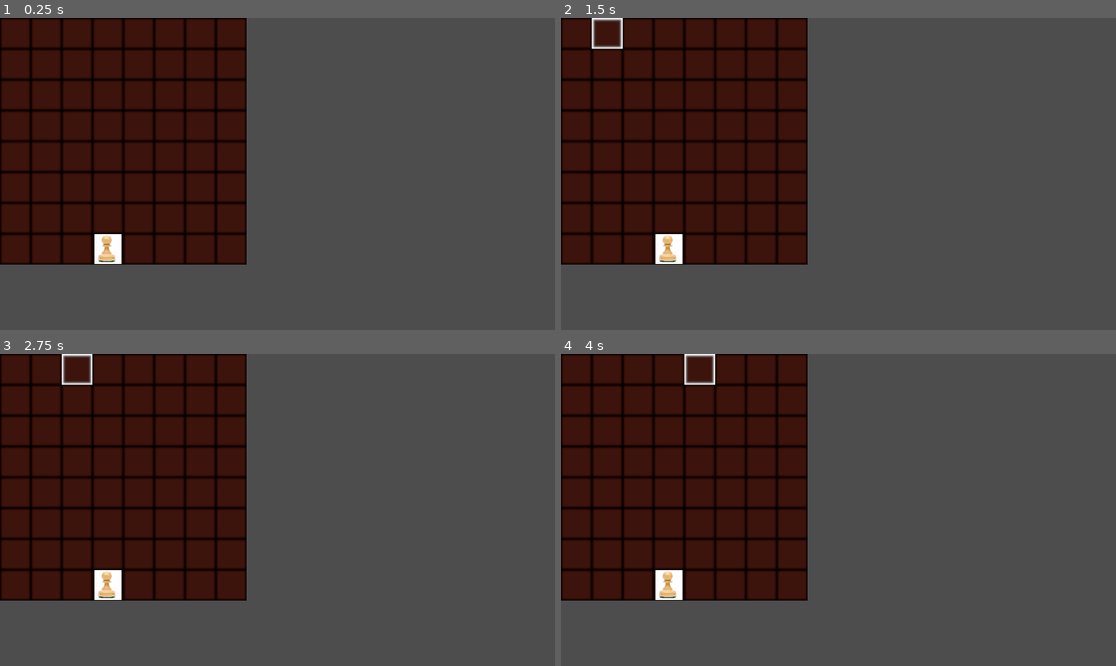
Above: before the commit, frames 1-4 (two rows, left to right).
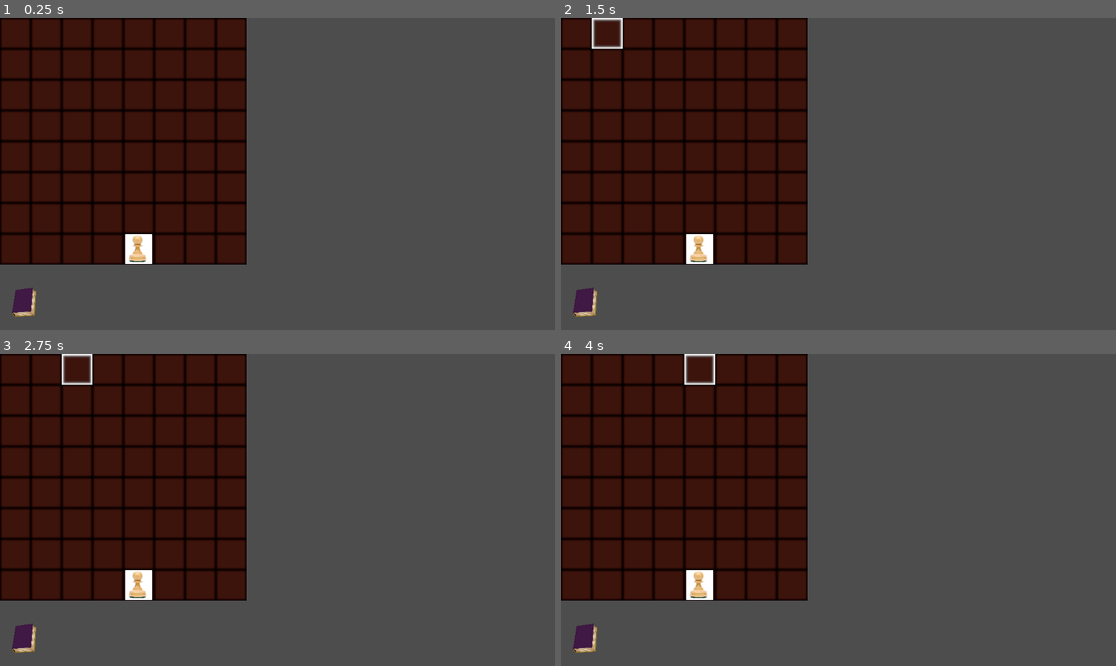
Above: after the commit, the same moments.

Repository: StephenAdamson/LDJam-55
Game: Godot game, scene res://Chess.tscn
Two runs of this game, one before a commit and one after it. Both use one fixed random seed, a clock stepped at 60 frames per second and the inputs below.
Inputs (mouse positions are in pixels of both pictures, inside the frame that each line leads up to):
- Up to frame 1 (0.25 s): no input
- Up to frame 2 (1.5 s): tap Enter at 0.5 s; move the mouse to (577, 33) at 0.52 s; click (577, 33) at 0.67 s; tap Space at 1.25 s; move the mouse to (605, 33) at 1.27 s; click (605, 33) at 1.42 s
- Up to frame 3 (2.75 s): tap Enter at 2 s; move the mouse to (77, 369) at 2.02 s; click (77, 369) at 2.17 s
- Up to frame 4 (4 s): tap Space at 2.75 s; move the mouse to (666, 369) at 2.77 s; click (666, 369) at 2.92 s; tap Enter at 3.5 s; move the mouse to (699, 369) at 3.52 s; click (699, 369) at 3.67 s

The runs differ from the first frame. In frame 1, 1.3% of the frame differs, in the area x 2-28%, y 69-96%; in frame 2, 1.3%; in frame 3, 1.3%; in frame 4, 1.3%.

Commit message:
shop part 1

Diff:
--- a/prefabs/Piece.tscn
+++ b/prefabs/Piece.tscn
@@ -1,19 +1,21 @@
 [gd_scene load_steps=4 format=3 uid="uid://cur62qcpqs2u7"]
 
 [ext_resource type="Texture2D" uid="uid://vtgb4unwlqs7" path="res://Sprites/pieces/pawn-strengths.jpg" id="1_xw6d3"]
-[ext_resource type="Script" path="res://scripts/ChessPiece .gd" id="2_ytk3o"]
+[ext_resource type="Script" path="res://scripts/pieces/ChessPiece .gd" id="2_bxjjr"]
 
 [sub_resource type="RectangleShape2D" id="RectangleShape2D_3yoei"]
-size = Vector2(256, 256)
+size = Vector2(366.667, 406.667)
 
 [node name="Piece" type="Sprite2D"]
 scale = Vector2(0.2, 0.2)
 texture = ExtResource("1_xw6d3")
-script = ExtResource("2_ytk3o")
+script = ExtResource("2_bxjjr")
 
 [node name="Area2D" type="Area2D" parent="."]
 
 [node name="CollisionShape2D" type="CollisionShape2D" parent="Area2D"]
+position = Vector2(2.39909e-05, 8.34465e-06)
+scale = Vector2(1, 1)
 shape = SubResource("RectangleShape2D_3yoei")
 
 [connection signal="piece_clicked" from="." to="." method="_on_piece_clicked"]
--- /dev/null
+++ b/prefabs/Shop_icon.tscn
@@ -0,0 +1,18 @@
+[gd_scene load_steps=4 format=3 uid="uid://egvwkrxuqfwl"]
+
+[ext_resource type="PackedScene" uid="uid://cur62qcpqs2u7" path="res://prefabs/Piece.tscn" id="1_4nivn"]
+[ext_resource type="Texture2D" uid="uid://bj2448qapltyy" path="res://Sprites/Spell_icon.png" id="2_a2dfd"]
+[ext_resource type="Script" path="res://scripts/Shop_Icon.gd" id="3_7yx3f"]
+
+[node name="Shop_Icon" instance=ExtResource("1_4nivn")]
+position = Vector2(10, 12)
+scale = Vector2(0.15, 0.15)
+texture = ExtResource("2_a2dfd")
+script = ExtResource("3_7yx3f")
+
+[node name="Area2D" parent="." index="0"]
+position = Vector2(-66.6667, -80)
+
+[node name="CollisionShape2D" parent="Area2D" index="0"]
+position = Vector2(-10, 16.6667)
+scale = Vector2(0.999999, 0.999999)
--- /dev/null
+++ b/prefabs/book/Spell_book_main.tscn
@@ -0,0 +1,128 @@
+[gd_scene load_steps=6 format=3 uid="uid://iyi5bjc215lo"]
+
+[ext_resource type="Script" path="res://scripts/Spell_book.gd" id="1_mjo0n"]
+[ext_resource type="Texture2D" uid="uid://c83im5i1gkfag" path="res://Sprites/Spell_book.png" id="2_uqboc"]
+[ext_resource type="FontFile" uid="uid://dx16k1h8weqd8" path="res://Fonts/YuseiMagic-Regular.ttf" id="3_351fs"]
+
+[sub_resource type="GDScript" id="GDScript_afplb"]
+script/source = "extends Area2D
+
+func _input(event):
+	if event is InputEventMouseButton:
+		var mouse_pos = get_local_mouse_position()
+		print(get_node(\"CollisionShape2D\").shape.get_rect())
+		print(mouse_pos)
+		if GameManager.currentGameState == GameManager.GAMESTATE.WHITE_BUYING and event.button_index == MOUSE_BUTTON_LEFT and event.pressed and get_node(\"CollisionShape2D\").shape.get_rect().has_point(mouse_pos):
+			GameManager.currentGameState = GameManager.GAMESTATE.WHITE_PLAYING
+			visible = false
+"
+
+[sub_resource type="CircleShape2D" id="CircleShape2D_rfbxi"]
+radius = 19.94
+
+[node name="SpellBook" type="Control"]
+layout_mode = 3
+anchors_preset = 0
+offset_right = 40.0
+offset_bottom = 40.0
+size_flags_horizontal = 3
+size_flags_vertical = 3
+script = ExtResource("1_mjo0n")
+
+[node name="Sprite2D" type="Sprite2D" parent="."]
+position = Vector2(545, 322)
+scale = Vector2(0.65, 0.65)
+texture = ExtResource("2_uqboc")
+
+[node name="Title" type="Label" parent="."]
+layout_mode = 0
+offset_left = 239.0
+offset_top = 58.0
+offset_right = 570.0
+offset_bottom = 106.0
+rotation = 0.0716701
+theme_override_colors/font_color = Color(0, 0, 0, 1)
+theme_override_fonts/font = ExtResource("3_351fs")
+theme_override_font_sizes/font_size = 32
+text = "Summoning Spell Book"
+
+[node name="Pawn" type="Label" parent="."]
+layout_mode = 0
+offset_left = 268.0
+offset_top = 169.0
+offset_right = 429.0
+offset_bottom = 204.0
+rotation = 0.0483431
+theme_override_colors/font_color = Color(0, 0, 0, 1)
+theme_override_fonts/font = ExtResource("3_351fs")
+theme_override_font_sizes/font_size = 24
+text = "Pawn : 2 mana"
+
+[node name="Knight" type="Label" parent="."]
+layout_mode = 0
+offset_left = 259.0
+offset_top = 321.0
+offset_right = 442.0
+offset_bottom = 356.0
+rotation = 0.0266737
+theme_override_colors/font_color = Color(0, 0, 0, 1)
+theme_override_fonts/font = ExtResource("3_351fs")
+theme_override_font_sizes/font_size = 24
+text = "Knight : 6 mana"
+
+[node name="Bishop" type="Label" parent="."]
+layout_mode = 0
+offset_left = 599.0
+offset_top = 104.0
+offset_right = 777.0
+offset_bottom = 139.0
+rotation = -0.118888
+theme_override_colors/font_color = Color(0, 0, 0, 1)
+theme_override_fonts/font = ExtResource("3_351fs")
+theme_override_font_sizes/font_size = 24
+text = "Bishop : 6 mana"
+
+[node name="Rook" type="Label" parent="."]
+layout_mode = 0
+offset_left = 598.0
+offset_top = 228.0
+offset_right = 759.0
+offset_bottom = 263.0
+rotation = -0.106654
+theme_override_colors/font_color = Color(0, 0, 0, 1)
+theme_override_fonts/font = ExtResource("3_351fs")
+theme_override_font_sizes/font_size = 24
+text = "Rook : 10 mana"
+
+[node name="Queen" type="Label" parent="."]
+layout_mode = 0
+offset_left = 597.0
+offset_top = 354.0
+offset_right = 782.0
+offset_bottom = 389.0
+rotation = -0.0748276
+theme_override_colors/font_color = Color(0, 0, 0, 1)
+theme_override_fonts/font = ExtResource("3_351fs")
+theme_override_font_sizes/font_size = 24
+text = "Queen : 18 mana"
+
+[node name="Close" type="Label" parent="."]
+layout_mode = 0
+offset_left = 899.0
+offset_top = 39.0
+offset_right = 939.0
+offset_bottom = 63.0
+theme_override_colors/font_color = Color(0, 0, 0, 1)
+theme_override_fonts/font = ExtResource("3_351fs")
+text = "X"
+
+[node name="Area2D" type="Area2D" parent="Close"]
+position = Vector2(-899, -39)
+script = SubResource("GDScript_afplb")
+
+[node name="CollisionShape2D" type="CollisionShape2D" parent="Close/Area2D"]
+position = Vector2(904, 52)
+shape = SubResource("CircleShape2D_rfbxi")
+
+[connection signal="mouse_entered" from="Close/Area2D" to="." method="_on_area_2d_mouse_entered"]
+[connection signal="mouse_exited" from="Close/Area2D" to="." method="_on_area_2d_mouse_exited"]
--- /dev/null
+++ b/prefabs/shop_item.tscn
@@ -0,0 +1,16 @@
+[gd_scene load_steps=3 format=3 uid="uid://ba3q30gs2gvoi"]
+
+[ext_resource type="Script" path="res://scripts/ShopEntry.gd" id="1_cuonm"]
+
+[sub_resource type="RectangleShape2D" id="RectangleShape2D_1kfk1"]
+size = Vector2(300, 100)
+
+[node name="ShopItem" type="Area2D"]
+script = ExtResource("1_cuonm")
+
+[node name="CollisionShape2D" type="CollisionShape2D" parent="."]
+position = Vector2(1, 0)
+shape = SubResource("RectangleShape2D_1kfk1")
+
+[connection signal="mouse_entered" from="." to="." method="_on_mouse_entered"]
+[connection signal="mouse_exited" from="." to="." method="_on_mouse_exited"]
--- a/project.godot
+++ b/project.godot
@@ -30,3 +30,7 @@
 
 renderer/rendering_method="gl_compatibility"
 renderer/rendering_method.mobile="gl_compatibility"
+anti_aliasing/quality/msaa_2d=3
+anti_aliasing/quality/msaa_3d=3
+anti_aliasing/quality/screen_space_aa=1
+anti_aliasing/quality/use_debanding=true
--- a/scripts/ChessSquare.gd
+++ b/scripts/ChessSquare.gd
@@ -1,16 +1,16 @@
 class_name ChessSquare
 extends Sprite2D
 
-@export var coordinates: Vector2i = Vector2i(0, 0)
+var coordinates: Vector2i = Vector2i(0, 0)
 enum SquareState { IDLE, HOVERED, POSSIBLE }
-@export var currentState: SquareState = SquareState.IDLE
+var currentState: SquareState = SquareState.IDLE
 
 func _on_area_2d_mouse_entered():
-	if currentState == SquareState.IDLE:
+	if currentState == SquareState.IDLE and GameManager.currentGameState == GameManager.GAMESTATE.WHITE_PLAYING:
 		changeState(SquareState.HOVERED)
 
 func _on_area_2d_mouse_exited():
-	if currentState == SquareState.HOVERED:
+	if currentState == SquareState.HOVERED and GameManager.currentGameState == GameManager.GAMESTATE.WHITE_PLAYING:
 		changeState(SquareState.IDLE)
 
 func changeState(newState: SquareState):
@@ -21,11 +21,16 @@
 
 func _input(event):
 	if event is InputEventMouseButton:
-		if event.button_index == MOUSE_BUTTON_LEFT and event.pressed and currentState == SquareState.POSSIBLE:
+		if event.button_index == MOUSE_BUTTON_RIGHT and event.pressed and GameManager.currentGameState == GameManager.GAMESTATE.WHITE_PLAYING:
+			GameManager.clearBoardHighlights()
+		if event.button_index == MOUSE_BUTTON_LEFT and event.pressed and currentState == SquareState.POSSIBLE and GameManager.currentGameState == GameManager.GAMESTATE.WHITE_PLAYING:
 			var mouse_pos = get_local_mouse_position()
 			if get_rect().has_point(mouse_pos):
+				GameManager.clearBoardHighlights()
 				GameManager.chosenPiece.setPiecePosition(Vector2i(coordinates.y,7-coordinates.x))
-				GameManager.clearBoardHighlights()
+				if GameManager.chosenPiece.isKing :
+					GameManager.white_mana += 1
+
 
 func update_sprite():
 	match currentState:
--- a/scripts/GameManager.gd
+++ b/scripts/GameManager.gd
@@ -3,13 +3,39 @@
 static var instance
 
 var King : PackedScene = load("res://prefabs/pieces/King.tscn")
+var Queen : PackedScene = load("res://prefabs/pieces/Queen.tscn")
 var Knight : PackedScene = load("res://prefabs/pieces/Knight.tscn")
+var Bishop : PackedScene = load("res://prefabs/pieces/Bishop.tscn")
+var Rook : PackedScene = load("res://prefabs/pieces/Rook.tscn")
+var Pawn : PackedScene = load("res://prefabs/pieces/Pawn.tscn")
+
+var SpellBook : PackedScene = load("res://prefabs/book/Spell_book_main.tscn")
+var ShopIcon : PackedScene = load("res://prefabs/Shop_icon.tscn")
 var Square : PackedScene = load("res://prefabs/Square.tscn")
+var ShopItem : PackedScene = load("res://prefabs/shop_item.tscn")
 
 var board = []
-enum GAMESTATE {WHITE_BUYING, WHITE_PLAYING, BLACK_BUYING, BLACK_PLAYING, ANIMATION, SCROLL_DIALOGUE, WHITE_SCROLL_SELECTION, BLACK_SCROLL_SELECTION}
+enum GAMESTATE {
+	WHITE_BUYING,
+	WHITE_PLAYING,
+	WHITE_SUMMON_SELECTION,
+	BLACK_BUYING,
+	BLACK_PLAYING,
+	BLACK_SUMMON_SELECTION,
+	ANIMATION,
+	SCROLL_DIALOGUE,
+	WHITE_SCROLL_SELECTION,
+	BLACK_SCROLL_SELECTION
+}
 var currentGameState = GAMESTATE.WHITE_PLAYING
 var chosenPiece
+var buyingPiece
+
+var _spellBook
+var _shopIcon
+
+var white_mana = 0
+var black_mana = 0
 
 func _ready():
 	instance = self
@@ -24,10 +50,45 @@
 			add_child(board[y][x])
 	chosenPiece = spawn_king_piece()
 
+	_shopIcon = ShopIcon.instantiate()
+	_shopIcon.position = Vector2(60,600)
+	add_child(_shopIcon)
+
+	_spellBook = SpellBook.instantiate()
+	_spellBook.visible = false
+	add_child(_spellBook)
+
+	var pawn_shop = ShopItem.instantiate()
+	pawn_shop.position = Vector2(400,220)
+	pawn_shop.Piece = Pawn
+	pawn_shop.Cost = 2
+	_spellBook.add_child(pawn_shop)
+	var knight_shop = ShopItem.instantiate()
+	knight_shop.position = Vector2(400,370)
+	knight_shop.Piece = Knight
+	knight_shop.Cost = 6
+	_spellBook.add_child(knight_shop)
+	var bishop_shop = ShopItem.instantiate()
+	bishop_shop.position = Vector2(740,130)
+	bishop_shop.Piece = Bishop
+	bishop_shop.Cost = 6
+	_spellBook.add_child(bishop_shop)
+	var rook_shop = ShopItem.instantiate()
+	rook_shop.position = Vector2(740,260)
+	rook_shop.Piece = Rook
+	rook_shop.Cost = 10
+	_spellBook.add_child(rook_shop)
+	var queen_shop = ShopItem.instantiate()
+	queen_shop.position = Vector2(740,400)
+	queen_shop.Piece = Queen
+	queen_shop.Cost = 18
+	_spellBook.add_child(queen_shop)
+
+
 func spawn_king_piece():
-	var king_piece = Knight.instantiate()
+	var king_piece = King.instantiate()
 	king_piece.team = 0
-	king_piece.setPiecePosition(Vector2i(3, 0))
+	king_piece.setPiecePosition(Vector2i(4, 0))
 	add_child(king_piece)
 	return king_piece
 
@@ -35,31 +96,3 @@
 	for y in range(8):
 		for x in range(8):
 			GameManager.board[7-y][x].changeState(ChessSquare.SquareState.IDLE)
-
-var white_mana = 0
-
-func add_to_white_mana(points):
-	white_mana += points
-
-func spend_white_mana(points):
-	white_mana -= points
-
-func reset_white_mana():
-	white_mana = 0
-
-func get_white_mana():
-	return white_mana
-
-var black_mana = 0
-
-func add_to_black_mana(points):
-	white_mana += points
-
-func spend_black_mana(points):
-	white_mana -= points
-
-func reset_black_mana():
-	white_mana = 0
-
-func get_black_mana():
-	return white_mana
--- /dev/null
+++ b/scripts/ShopEntry.gd
@@ -0,0 +1,17 @@
+extends Node
+
+var Piece : PackedScene
+var Cost : int
+
+var is_x_hovered = false
+
+func _on_mouse_entered():
+	is_x_hovered = true
+func _on_mouse_exited():
+	is_x_hovered = false
+
+func _input(event):
+	if event is InputEventMouseButton:
+		if event.button_index == MOUSE_BUTTON_LEFT and event.pressed and GameManager.currentGameState == GameManager.GAMESTATE.WHITE_BUYING and is_x_hovered:
+			print(Piece, Cost)
+			GameManager._spellBook.hide_spell_book()
--- /dev/null
+++ b/scripts/Shop_Icon.gd
@@ -0,0 +1,35 @@
+class_name Shop_Icon
+extends Sprite2D
+
+enum ShopIconState { IDLE, HOVERED }
+var currentState: ShopIconState = ShopIconState.IDLE
+
+func _on_area_2d_mouse_entered():
+	if currentState == ShopIconState.IDLE:
+		changeState(ShopIconState.HOVERED)
+
+func _on_area_2d_mouse_exited():
+	if currentState == ShopIconState.HOVERED:
+		changeState(ShopIconState.IDLE)
+
+func changeState(newState: ShopIconState):
+	currentState = newState
+	update_sprite()
+
+func _input(event):
+	if event is InputEventMouseButton:
+		if event.button_index == MOUSE_BUTTON_LEFT and event.pressed and GameManager.currentGameState == GameManager.GAMESTATE.WHITE_PLAYING:
+			var mouse_pos = get_local_mouse_position()
+			if get_rect().has_point(mouse_pos):
+				changeState(ShopIconState.IDLE)
+				GameManager.currentGameState = GameManager.GAMESTATE.WHITE_BUYING
+				GameManager._spellBook.visible = true
+
+func update_sprite():
+	match currentState:
+		ShopIconState.IDLE:
+			self.visible = true
+			self.texture = load("res://Sprites/Spell_icon.png")
+		ShopIconState.HOVERED:
+			self.visible = true
+			self.texture = load("res://Sprites/Spell_icon_hovered.png")
--- /dev/null
+++ b/scripts/Spell_book.gd
@@ -0,0 +1,22 @@
+extends Control
+
+var is_x_hovered = false
+
+func _input(event):
+	if event is InputEventMouseButton:
+		if event.button_index == MOUSE_BUTTON_RIGHT and event.pressed and GameManager.currentGameState == GameManager.GAMESTATE.WHITE_BUYING:
+			hide_spell_book()
+		if event.button_index == MOUSE_BUTTON_LEFT and event.pressed and is_x_hovered and GameManager.currentGameState == GameManager.GAMESTATE.WHITE_BUYING:
+			hide_spell_book()
+
+
+func _on_area_2d_mouse_entered():
+	is_x_hovered = true
+
+
+func _on_area_2d_mouse_exited():
+	is_x_hovered = false
+
+func hide_spell_book():
+	GameManager.currentGameState = GameManager.GAMESTATE.WHITE_PLAYING
+	visible = false
--- a/scripts/ChessPiece .gd
+++ b/scripts/pieces/ChessPiece .gd
@@ -4,12 +4,14 @@
 
 const OFFSET = Vector2(0, 0)
 
-@export var viewingAngle = 1.0
+var viewingAngle = 1
 
 @export var cost = 1
 
 var currentGridPosition = Vector2(-1,-1)
 var possibleSquares = [Vector2i(-1, -1)]
+
+var isKing = false
 
 func calculatePiecePosition(pos :Vector2i) -> Vector2:
 	var gridSize = 64
@@ -28,7 +30,6 @@
 func setPiecePosition(pos: Vector2i):
 	currentGridPosition = pos
 	position = calculatePiecePosition(currentGridPosition)
-
 
 func _input(event):
 	if event is InputEventMouseButton:
@@ -49,8 +50,6 @@
 						for x in range(8):
 							if move.x == x and move.y == y:
 								GameManager.board[7-y][x].changeState(ChessSquare.SquareState.POSSIBLE)
-				#setPiecePosition(moves[randi() % moves.size()])
-
 
 func getPossibleMoves():
 	return possibleSquares
--- a/scripts/pieces/KingChessPiece.gd
+++ b/scripts/pieces/KingChessPiece.gd
@@ -8,6 +8,9 @@
 
 var team = 0
 
+func _ready():
+	isKing = true
+
 func calculate_moves():
 	possibleSquares = []
 	var direction = WHITE_MOVE_DIRECTION if team == 0 else BLACK_MOVE_DIRECTION
Binary file added: Fonts/YuseiMagic-Regular.ttf
Not shown, added: Fonts/YuseiMagic-Regular.ttf.import
Binary file added: Sprites/Spell_book.png
Not shown, added: Sprites/Spell_book.png.import
Binary file added: Sprites/Spell_icon.png
Not shown, added: Sprites/Spell_icon.png.import
Binary file added: Sprites/Spell_icon_hovered.png
Not shown, added: Sprites/Spell_icon_hovered.png.import
Not shown: 1 places in prefabs/pieces/King.tscn that only renumber resources
